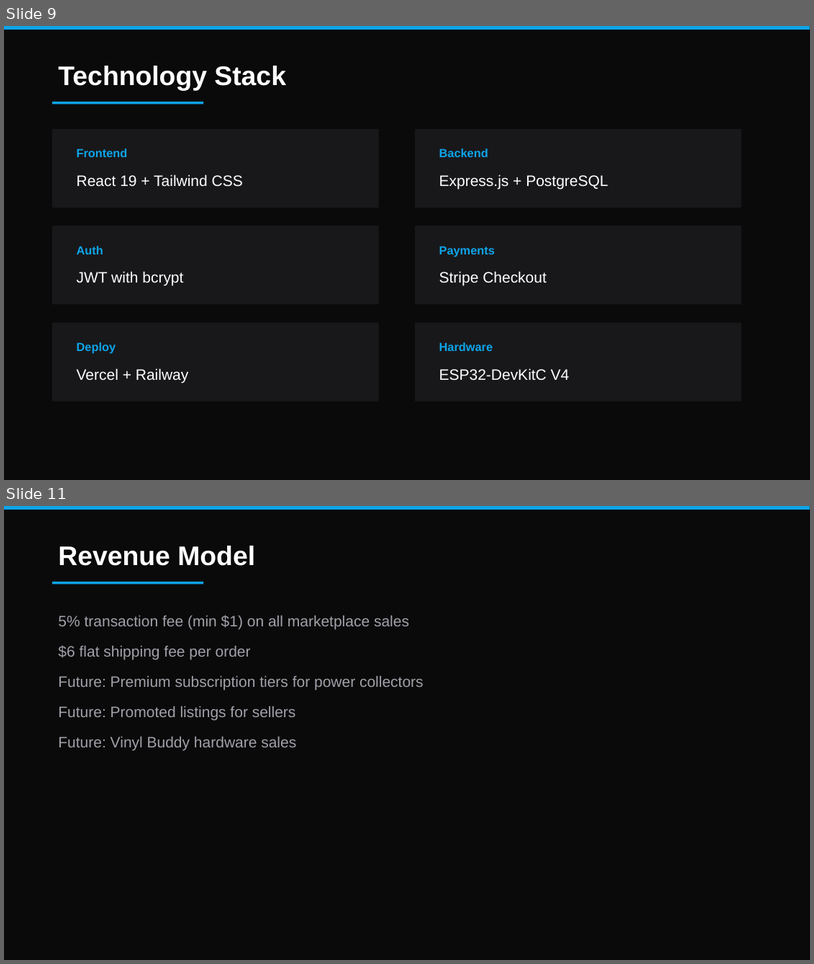
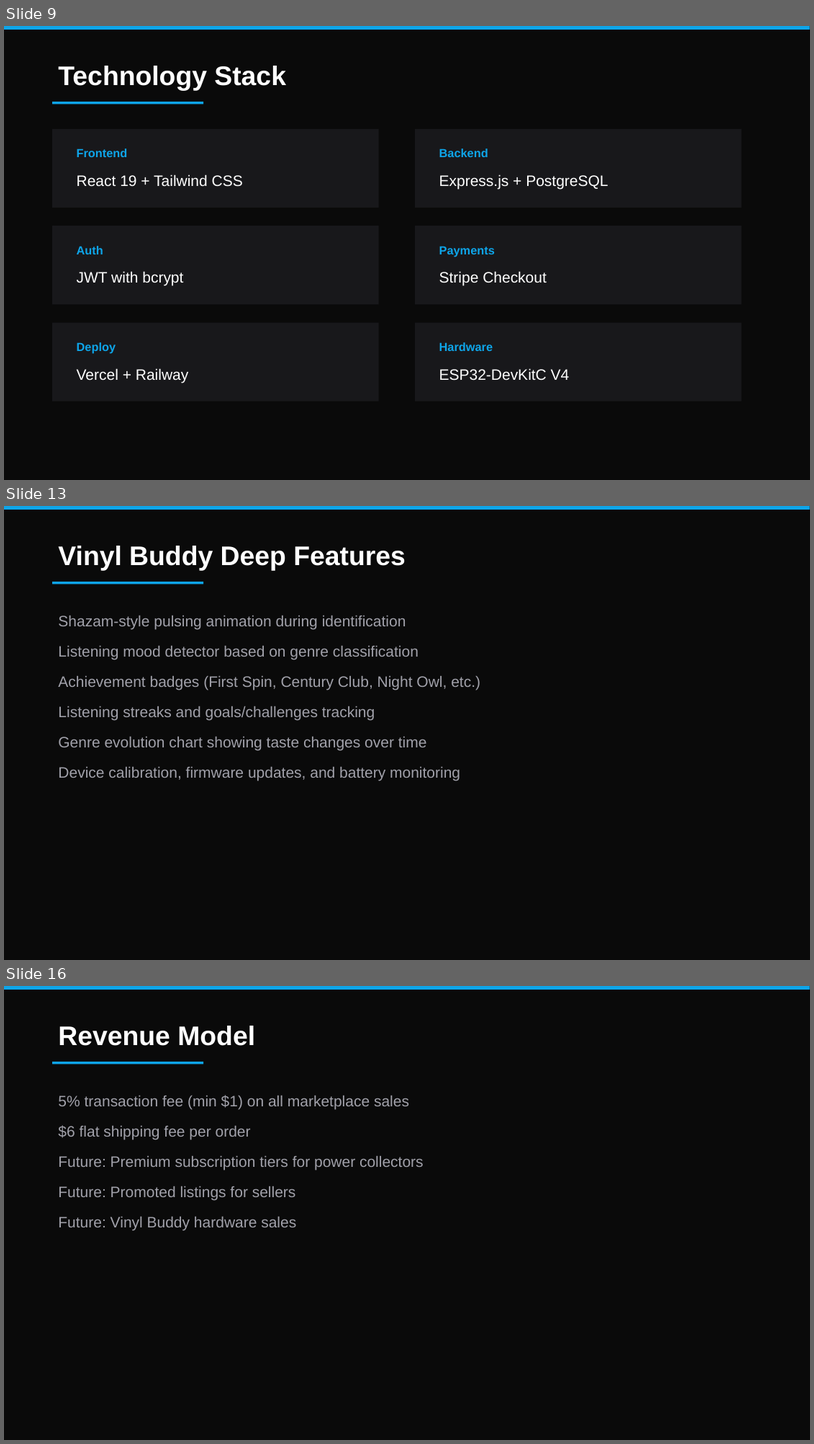
Before and after one commit to colelevy08/groovestack, a slide deck: GrooveStack_Overview.pptx. Shown one above the other, each under a label of ours: slides 9 and 11 before the commit, slides 9, 13 and 16 after it; the slides between them are not shown. The pictures are 814x964 and 814x1444 pixels, drawn with LibreOffice and Linux fonts; fonts in the diff are those of the drawing. Boxes give left, top, right and bottom in pixels: in the first picture for what was removed or moved away, otherwise in the second. Text is boxed around its words. In the diff, an @@ line names an element or a change of style, - is before the commit and + after.

```diff
--- a/GrooveStack_Overview.pptx
+++ b/GrooveStack_Overview.pptx
@@ slide 13 added at box(4, 506, 810, 960), background #0A0A0A @@
@@ rectangle added at box(4, 506, 810, 510), fill #0EA5E9 @@
@@ text added at box(58, 546, 406, 570), 32 pt, text #FFFFFF, bold @@
+Vinyl Buddy Deep Features
@@ rectangle added at box(52, 582, 203, 584), fill #0EA5E9 @@
@@ text added at box(58, 615, 481, 780), 18 pt, text #A1A1AA @@
+Shazam-style pulsing animation during identification
+Listening mood detector based on genre classification
+Achievement badges (First Spin, Century Club, Night Owl, etc.)
+Listening streaks and goals/challenges tracking
+Genre evolution chart showing taste changes over time
+Device calibration, firmware updates, and battery monitoring
@@ what was slide 11 is now slide 16 @@
```
Also in this commit, not shown: 2 slides changed, 4 other slides added, 1 other file.
